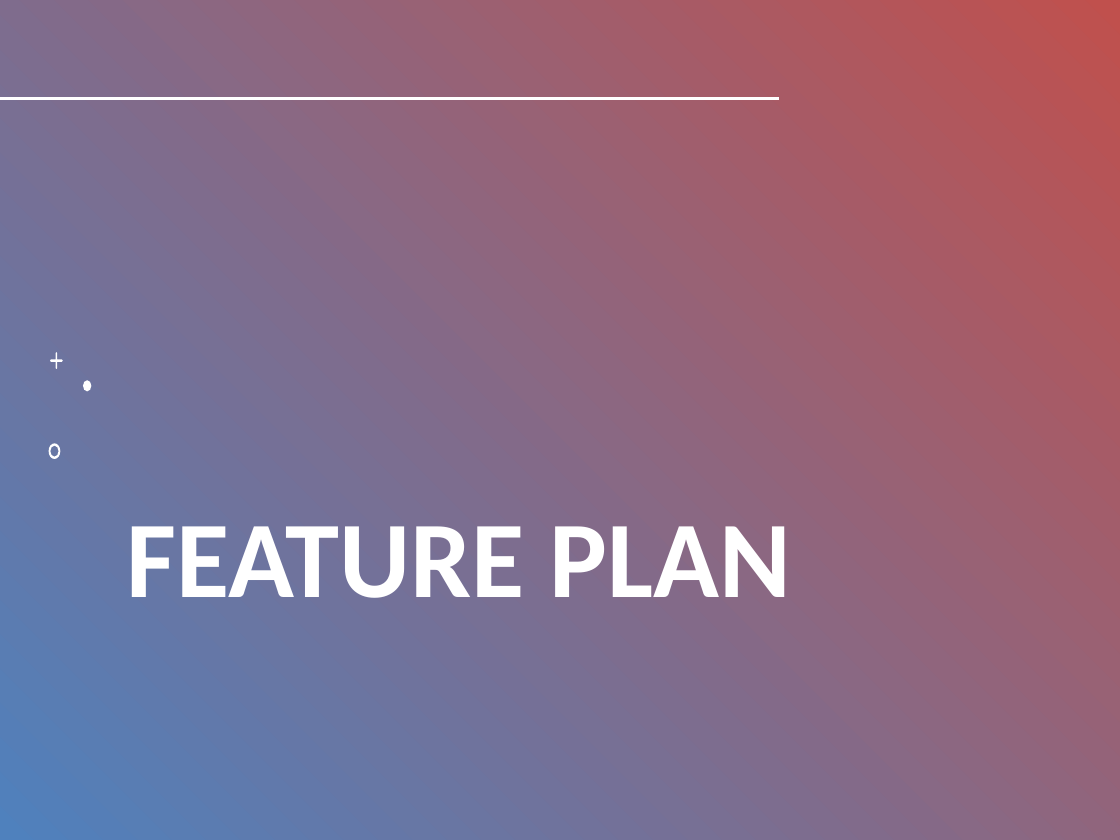
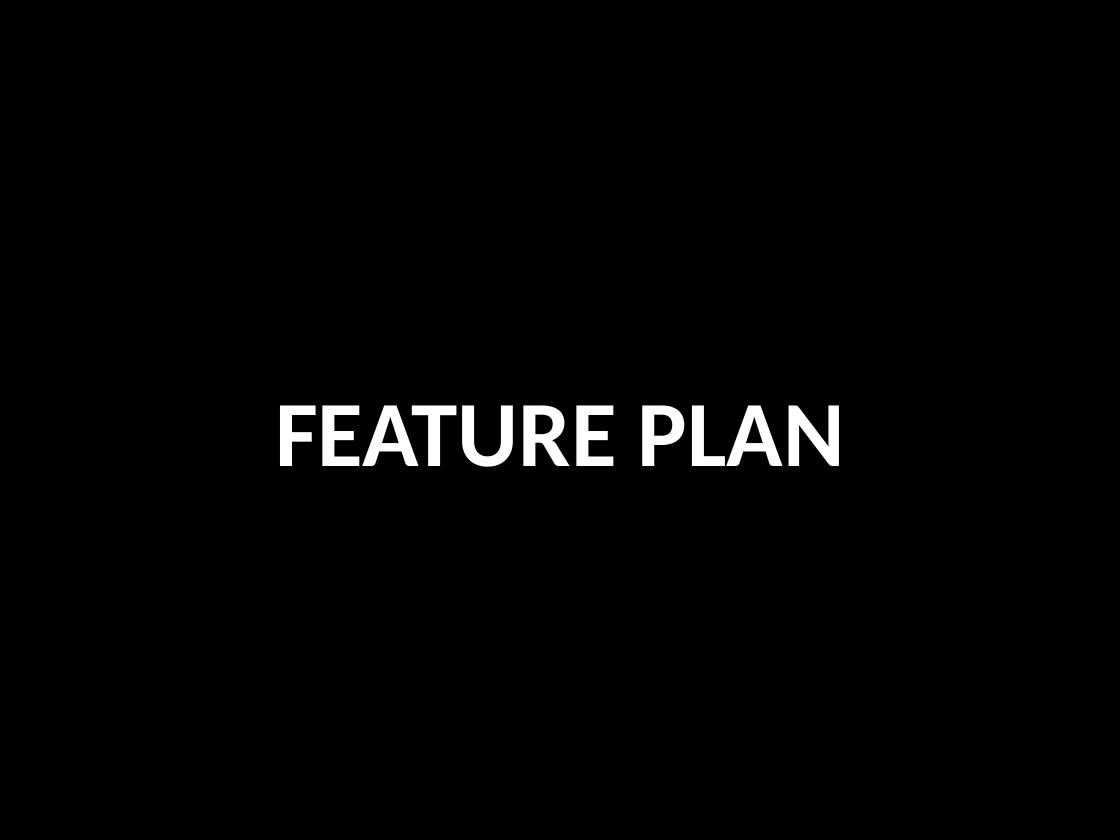
Before and after one commit to yuriiSY/Study-Buddy, a slide deck: slide 3 of Weekly Submissions/Week6/Week6.pptx. Drawn at 1120x840 pixels with LibreOffice and Linux fonts; fonts in the diff are those of the drawing; background and template pictures are left out; a plain dark background stands for a picture behind light text. Boxes give left, top, right and bottom in pixels: in the first picture for what was removed or moved away, otherwise in the second. Text is boxed around its words. In the diff, an @@ line names an element or a change of style, - is before the commit and + after.

```diff
--- a/Weekly Submissions/Week6/Week6.pptx
+++ b/Weekly Submissions/Week6/Week6.pptx
@@ rectangle removed at <box>0,0,1120,840</box> @@
@@ rectangle removed at <box>0,0,1120,840</box> @@
@@ line removed from (1, 99) to (777, 99) @@
@@ title "FEATURE PLAN": place and size @@
-title "FEATURE PLAN" at <box>127,526,790,598</box>
+title "FEATURE PLAN" at <box>275,405,845,467</box>
@@ title "FEATURE PLAN" at <box>275,405,845,467</box>: size 70 to 60 pt; alignment left to centre @@
@@ freeform shape removed at <box>50,352,63,368</box> @@
@@ freeform shape removed at <box>83,381,91,392</box> @@
@@ freeform shape removed at <box>48,444,59,459</box> @@
```
Also in this commit, not shown: 3 other slides changed.
